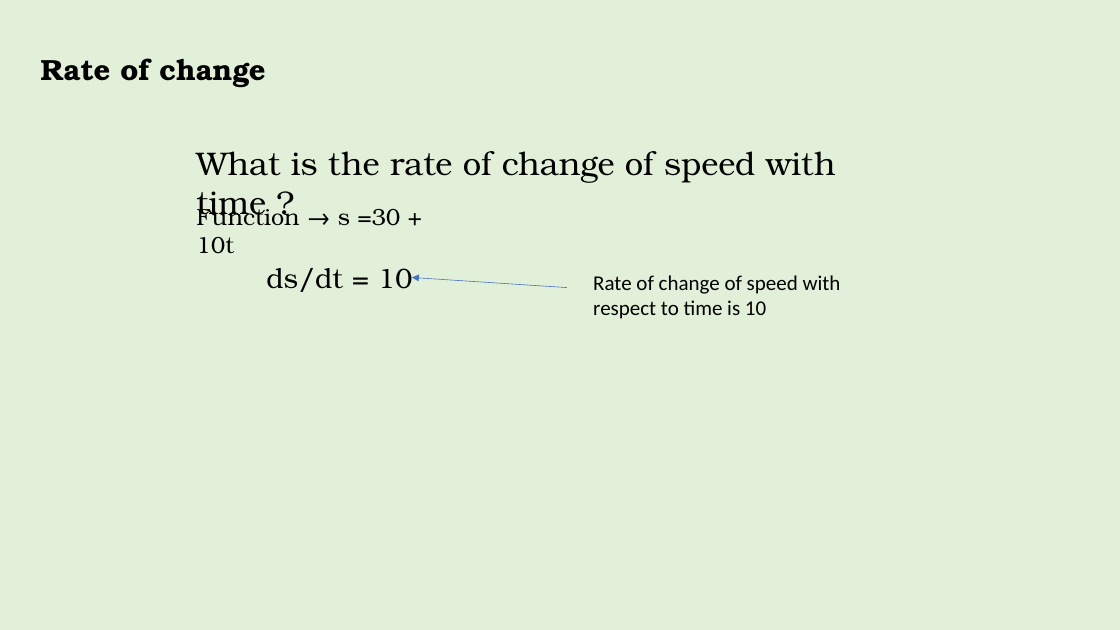
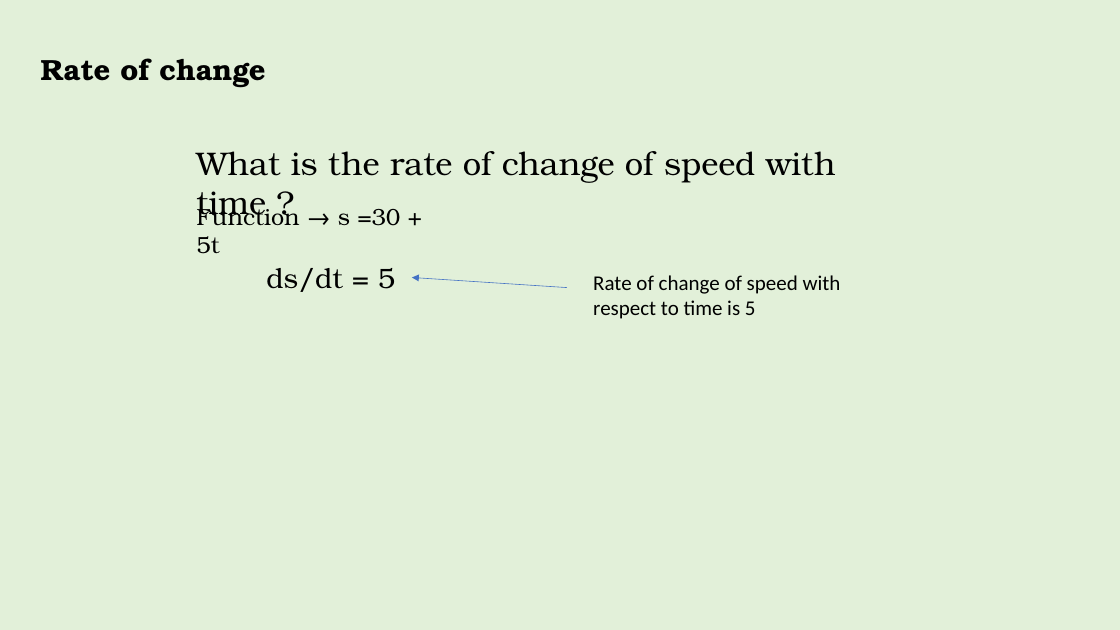
Before and after one commit to keplerlab/AI-Saturday, a slide deck: slide 6 of week6/calculus.pptx. Drawn at 1120x630 pixels with LibreOffice and Linux fonts; fonts in the diff are those of the drawing. Boxes give left, top, right and bottom in pixels: in the first picture for what was removed or moved away, otherwise in the second. Text is boxed around its words. In the diff, an @@ line names an element or a change of style, - is before the commit and + after.

```diff
--- a/week6/calculus.pptx
+++ b/week6/calculus.pptx
@@ text at [196, 209, 401, 254]: text changed @@
-Function → s =30 + 10t
+Function → s =30 + 5t
@@ text at [266, 268, 395, 292]: text changed @@
-ds/dt = 10
+ds/dt = 5
@@ text at [593, 275, 841, 319]: text changed @@
-Rate of change of speed with respect to time is 10
+Rate of change of speed with respect to time is 5
```
Also in this commit, not shown: 1 other slide changed.
